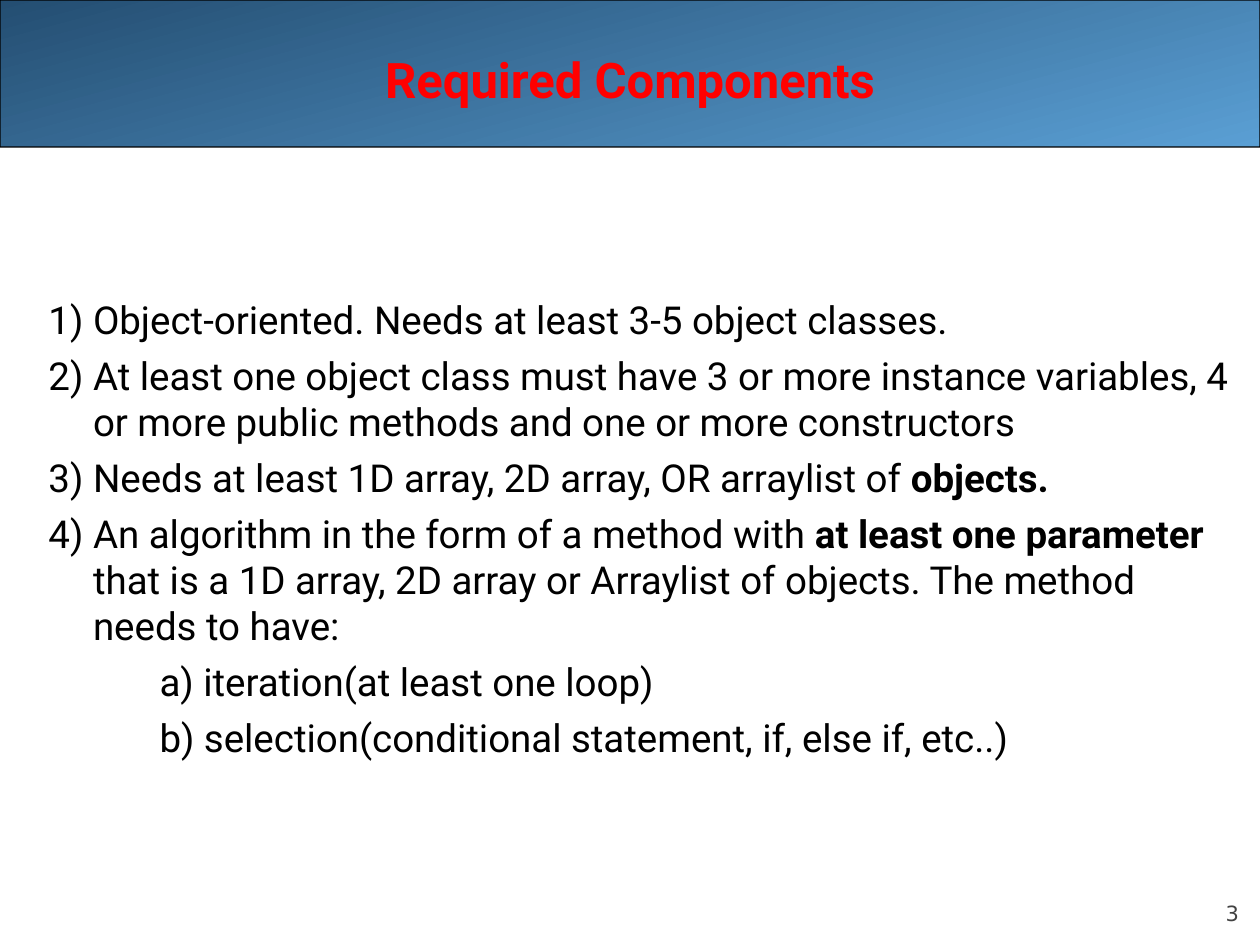
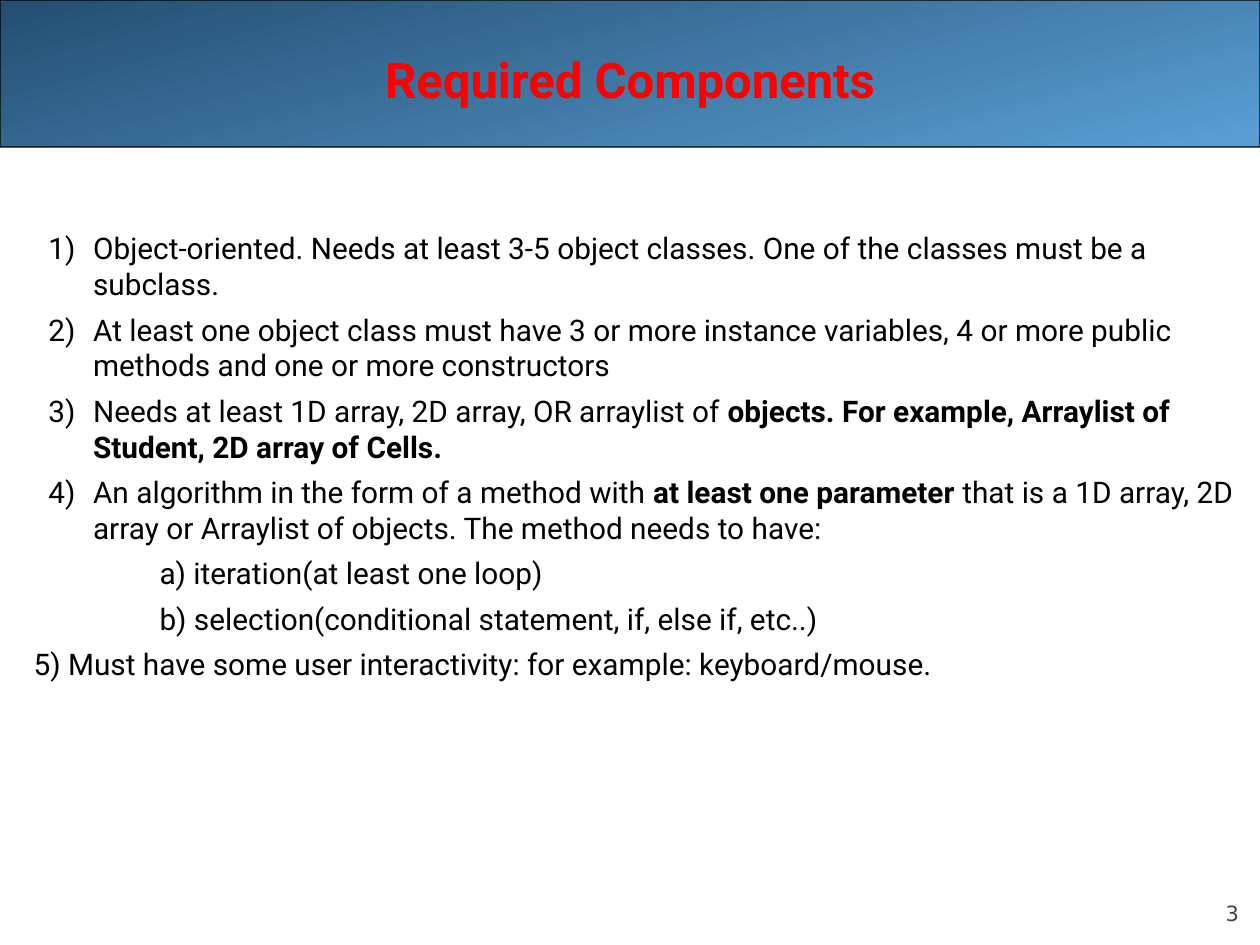
Before and after one commit to LongBaoNguyen/longbaonguyen.github.io, a slide deck: slide 3 of courses/apcsa/finalProject.ppt. Drawn at 1260x945 pixels with LibreOffice and Linux fonts; fonts in the diff are those of the drawing. Boxes give left, top, right and bottom in pixels: in the first picture for what was removed or moved away, otherwise in the second. Text is boxed around its words. In the diff, an @@ line names an element or a change of style, - is before the commit and + after.

```diff
--- a/courses/apcsa/finalProject.ppt
+++ b/courses/apcsa/finalProject.ppt
@@ text at (x1=93, y1=236, x2=1146, y2=296): text changed; size 22 to 17.1 pt @@
-1) Object-oriented. Needs at least 3-5 object classes.
+1) Object-oriented. Needs at least 3-5 object classes. One of the classes must be a subclass.
@@ text at (x1=93, y1=318, x2=1233, y2=637): size 22 to 17.1 pt in "At least one object class must have ...", "An algorithm in the form of a ...", "a) iteration(at least one loop)", "b) selection(conditional statement, if, else if, etc..)" @@
@@ text at (x1=93, y1=399, x2=1170, y2=465): text changed; size 22 to 17.1 pt; bold on @@
-3) Needs at least 1D array, 2D array, OR arraylist of objects.
+3) Needs at least 1D array, 2D array, OR arraylist of objects. For example, Arraylist of Student, 2D array of Cells.
@@ text at (x1=34, y1=651, x2=931, y2=682): paragraph added @@
+5) Must have some user interactivity: for example: keyboard/mouse.
```
Also in this commit, not shown: 7 other files.
